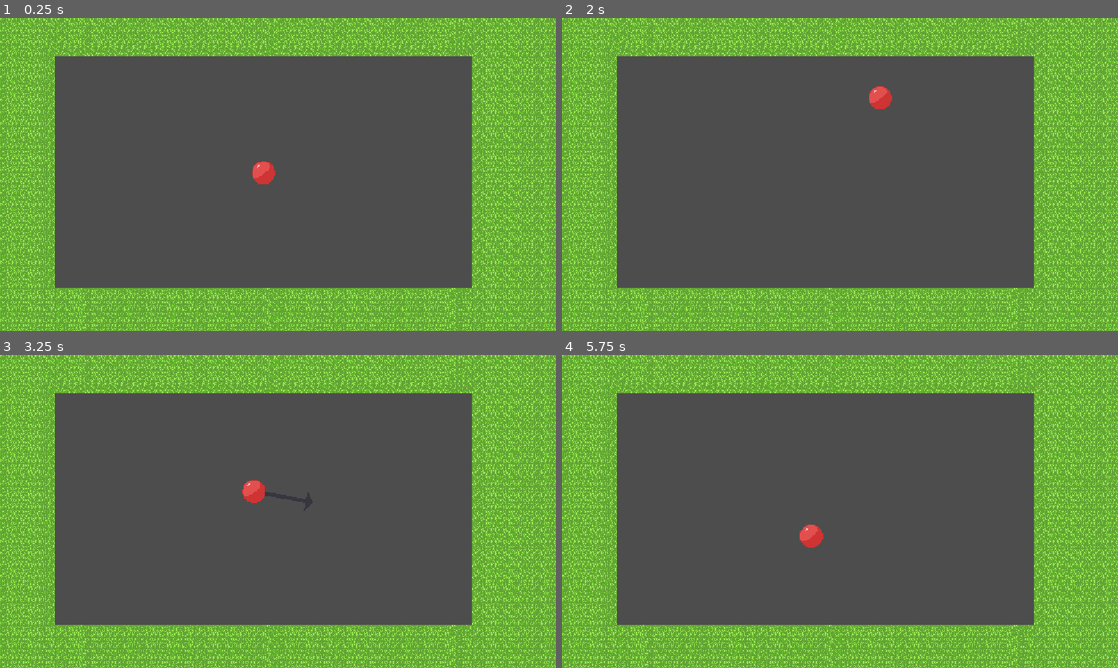
Above: before the commit, frames 1-4 (two rows, left to right).
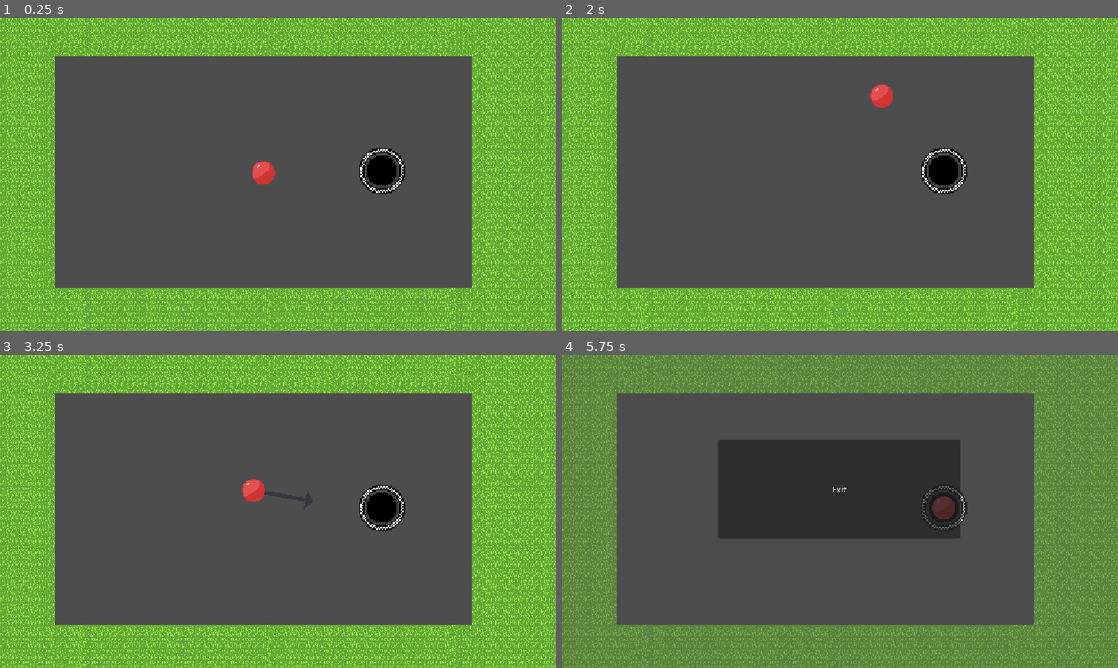
Above: after the commit, the same moments.

Repository: LiamNgo-Heli4m/BouncingRange
Game: Godot game, scene res://PlaceholderGame/placeholder_game.tscn
The game is run twice, just before and just after one commit, with the same random seed, the same clock (stepped at 60 frames per second) and the same inputs.
Inputs (mouse positions are in pixels of both pictures, inside the frame that each line leads up to):
- Up to frame 1 (0.25 s): no input
- Up to frame 2 (2 s): tap Enter at 0.5 s; move the mouse to (962, 158) at 0.52 s; hold Right 0.53-1.25 s; tap Alt at 0.6 s; click (962, 158) at 0.67 s; drag from (728, 190) to (812, 237) at 1.27 s
- Up to frame 3 (3.25 s): move the mouse to (333, 442) at 2.02 s; hold Right 2.03-2.75 s; tap Alt at 2.1 s; click (333, 442) at 2.17 s; drag from (250, 574) to (111, 464) at 2.77 s
- Up to frame 4 (5.75 s): move the mouse to (1006, 558) at 3.52 s; hold Left 3.53-4.25 s; tap Alt at 3.6, 5.1 s; click (1006, 558) at 3.67 s; drag from (673, 464) to (756, 433) at 4.27 s; move the mouse to (867, 511) at 5.02 s; hold Down from 5.03 s (still down); click (867, 511) at 5.17 s

The runs differ from the first frame. In frame 1, 0.8% of the frame differs, in the area x 64-73%, y 41-57%; in frame 2, 0.9%; in frame 3, 0.9%; in frame 4, 54%, in the area x 0-100%, y 0-100%.

Commit message:
Add wincon

Diff:
--- /dev/null
+++ b/PlaceholderGame/camera_2d.gd
@@ -0,0 +1,30 @@
+extends Camera2D
+
+@onready var root = $".."
+@onready var calculatedPos: Vector2
+
+
+var randomStrength = 5.0
+var shakeFade = 5.0
+var randomLimit = 1
+
+var rng = RandomNumberGenerator.new()
+
+var shakeStrength = 0.0
+var mousePos: Vector2
+
+# Called when the node enters the scense tree for the first time.
+func _ready() -> void:
+	pass
+
+# Called every frame. 'delta' is the elapsed time since the previous frame.
+func _process(delta: float) -> void:
+	if shakeStrength > 0:
+		shakeStrength = lerpf(shakeStrength, 0, 3.0 * delta)
+		self.offset = randomOffset()
+
+func apply_shake() -> void:
+	shakeStrength = randomStrength
+
+func randomOffset() -> Vector2:
+	return Vector2(rng.randf_range(-shakeStrength, shakeStrength), rng.randf_range(-shakeStrength, shakeStrength))
--- /dev/null
+++ b/PlaceholderGame/goal.gd
@@ -0,0 +1,40 @@
+extends Node2D
+
+
+@onready var player = $"../Player"
+@onready var camera = $"../Camera2D"
+
+@onready var victoryScreenBg = $"../VictoryMenu/ColorRect"
+@onready var victoryScreenButtons = $"../VictoryMenu/Buttons"
+
+# Called when the node enters the scene tree for the first time.
+func _ready() -> void:
+	victoryScreenBg.position.y = -1000
+	victoryScreenButtons.position.y = -1000
+
+
+# Called every frame. 'delta' is the elapsed time since the previous frame.
+func _process(delta: float) -> void:
+	pass
+
+func _on_area_2d_body_entered(body: Node2D) -> void:
+	if body.is_in_group("player"):
+		player.speed = 0
+		camera.apply_shake()
+
+		var tween = create_tween()
+		tween.tween_property(player, "position", self.position, 1)
+
+		await tween.finished
+		tweenVictoryScreen()
+
+func tweenVictoryScreen() -> void:
+	var buttontween = create_tween()
+	buttontween.set_trans(Tween.TRANS_SINE)
+	buttontween.set_ease(Tween.EASE_OUT)
+	buttontween.tween_property(victoryScreenButtons, "position:y", 0, 1.25)
+
+	var bgtween = create_tween()
+	bgtween.set_trans(Tween.TRANS_SINE)
+	bgtween.set_ease(Tween.EASE_OUT)
+	bgtween.tween_property(victoryScreenBg, "position:y", 0, 0.75)
--- /dev/null
+++ b/PlaceholderGame/goal.tscn
@@ -0,0 +1,21 @@
+[gd_scene format=3 uid="uid://b0gk80q24p7qi"]
+
+[ext_resource type="Script" uid="uid://ef72tfqfpf5a" path="res://PlaceholderGame/goal.gd" id="1_kahgj"]
+[ext_resource type="Texture2D" uid="uid://ci36do7cdoe5n" path="res://Assets/goal.png" id="1_lgb52"]
+
+[sub_resource type="CircleShape2D" id="CircleShape2D_cd33c"]
+radius = 65.12296
+
+[node name="Goal" type="Node2D" unique_id=109393525]
+script = ExtResource("1_kahgj")
+
+[node name="Sprite2D" type="Sprite2D" parent="." unique_id=918454558]
+scale = Vector2(4, 4)
+texture = ExtResource("1_lgb52")
+
+[node name="Area2D" type="Area2D" parent="." unique_id=58909303]
+
+[node name="CollisionShape2D" type="CollisionShape2D" parent="Area2D" unique_id=1255297458]
+shape = SubResource("CircleShape2D_cd33c")
+
+[connection signal="body_entered" from="Area2D" to="." method="_on_area_2d_body_entered"]
--- a/PlaceholderGame/placeholder_game.tscn
+++ b/PlaceholderGame/placeholder_game.tscn
@@ -1,7 +1,9 @@
 [gd_scene format=4 uid="uid://dte6gm6wbc3qj"]
 
 [ext_resource type="PackedScene" uid="uid://4w5hok5umljj" path="res://Scenes/ball.tscn" id="1_48c6b"]
+[ext_resource type="Script" uid="uid://cmxuomip05qh7" path="res://PlaceholderGame/camera_2d.gd" id="2_6hul8"]
 [ext_resource type="Texture2D" uid="uid://c0o8fti6ghfay" path="res://Assets/hardgrassfull.png" id="2_d82t3"]
+[ext_resource type="PackedScene" uid="uid://b0gk80q24p7qi" path="res://PlaceholderGame/goal.tscn" id="2_infs5"]
 [ext_resource type="Script" uid="uid://d00t6seq6sq14" path="res://PlaceholderGame/arrow.gd" id="5_6hul8"]
 [ext_resource type="Texture2D" uid="uid://cmkjh8gmssyrd" path="res://Assets/arrow.png" id="5_infs5"]
 
@@ -27,6 +29,10 @@
 [node name="Camera2D" type="Camera2D" parent="." unique_id=1754115696]
 position = Vector2(615, 325)
 zoom = Vector2(0.75, 0.75)
+script = ExtResource("2_6hul8")
+
+[node name="Goal" parent="." unique_id=109393525 instance=ExtResource("2_infs5")]
+position = Vector2(902, 315)
 
 [node name="NinePatchRect" type="NinePatchRect" parent="." unique_id=2145407574]
 offset_right = 40.0
@@ -39,3 +45,22 @@
 
 [node name="Player" parent="." unique_id=748149067 instance=ExtResource("1_48c6b")]
 position = Vector2(575, 320)
+
+[node name="VictoryMenu" type="CanvasLayer" parent="." unique_id=64526159]
+
+[node name="ColorRect" type="ColorRect" parent="VictoryMenu" unique_id=1573555381]
+anchors_preset = 15
+anchor_right = 1.0
+anchor_bottom = 1.0
+grow_horizontal = 2
+grow_vertical = 2
+color = Color(0.2901961, 0.2901961, 0.2901961, 0.39215687)
+
+[node name="Buttons" type="Node2D" parent="VictoryMenu" unique_id=2108227986]
+
+[node name="Button" type="Button" parent="VictoryMenu/Buttons" unique_id=692108623]
+offset_left = 324.0
+offset_top = 218.0
+offset_right = 825.0
+offset_bottom = 422.0
+text = "Exit"
--- a/Scenes/ball.tscn
+++ b/Scenes/ball.tscn
@@ -6,7 +6,7 @@
 [sub_resource type="CircleShape2D" id="CircleShape2D_41u45"]
 radius = 58.542847
 
-[node name="Player" type="CharacterBody2D" unique_id=241739381]
+[node name="Player" type="CharacterBody2D" unique_id=241739381 groups=["player"]]
 motion_mode = 1
 script = ExtResource("2_ij5cq")
 
--- a/Scenes/player_movement.gd
+++ b/Scenes/player_movement.gd
@@ -36,6 +36,7 @@
 	if collision:
 		direction = direction.bounce(collision.get_normal())
 		determineBounce(collision.get_normal())
+		speed += 25
 
 	wasDragging = isDragging
 
--- a/project.godot
+++ b/project.godot
@@ -24,6 +24,10 @@
 
 enabled=PackedStringArray("res://addons/godot_super-wakatime/plugin.cfg")
 
+[global_group]
+
+player=""
+
 [physics]
 
 3d/physics_engine="Jolt Physics"
Binary file added: Assets/goal.png
Not shown, added: Assets/goal.png.import
Not shown, added: PlaceholderGame/camera_2d.gd.uid
Not shown, added: PlaceholderGame/goal.gd.uid
